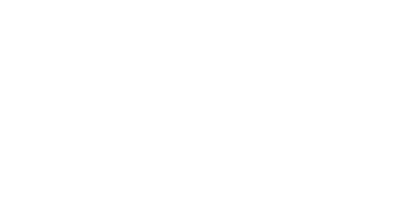
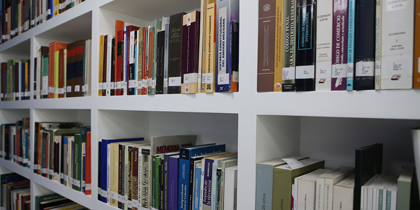
Before/after of a w=420, h=210 layered artwork. What changed in the layer stack:
added layer "Layer 21" above "Layer 20" over left=0, top=0, right=420, bottom=210
added layer "Layer 20" above "Layer 19" over left=0, top=0, right=420, bottom=210
